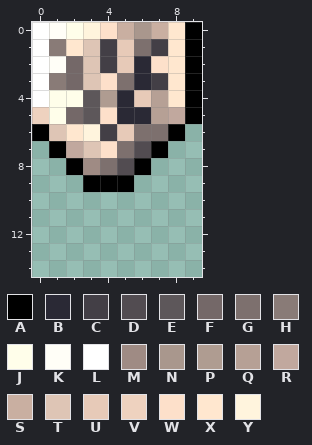
File history of a pixel-art sprite, Graphics/Weapon Medals/WMEDAL1.png. Above: the version before the commit.
The file is 10x15 pixels. Colours within 5 levels of each other are drawn and written as one.
Palette (. is transparent): A #000000  B #2a2935  C #433f46  D #524c51  E #5d575a  F #746868  G #7d706e  H #897b77  J #fffeea  K #fffef7  L #ffffff  M #9f8b84  N #a9978d  P #af9c91  Q #b6a095  R #c1a89e  S #c9afa1  T #dec5b5  U #e7cab8  V #eed2bf  W #fde0ca  X #ffe7cf  Y #fff4dd
Pixels before, first column x 0:
 0 LKJYWSNSXA
 1 LHXTCUGCXA
 2 LKFTCUBWXA
 3 LHFTWGBCXA
 4 LJJEPBUQXA
 5 VJFEWBBQRA
 6 ATXYCUGGA.
 7 .ARTWGDA..
 8 ..AMGDA...
 9 ...AAA....
And afterwards:
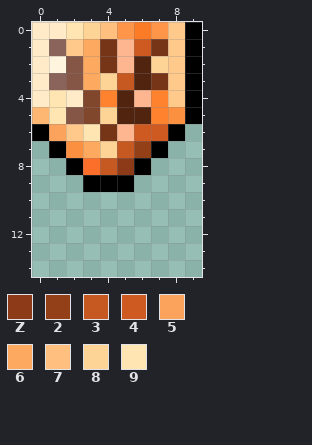
Colours new in this view: Z #8c3a18  2 #933f18  3 #c65821  4 #ce5a21  5 #fba35d  6 #fea960  7 #ffbf7f  8 #fed396  9 #ffe5b2
Difference:
colour B: #2a2935 -> #512410
colour C: #433f46 -> #773518
colour E: #5d575a -> #80472d
colour F: #746868 -> #855546
colour H: #897b77 -> #8a635a
colour L: #ffffff -> #ffebc7
colour M: #9f8b84 -> #fc6f2a
colour N: #a9978d -> #fb7b26
colour Q: #b6a095 -> #ff822f
colour R: #c1a89e -> #fb9040
colour S: #c9afa1 -> #ff9549
colour U: #e7cab8 -> #feb691
colour V: #eed2bf -> #feb773
colour X: #ffe7cf -> #ffc98b
Changed rows in their new state; - is a pixel that keeps its letter.
first column x 1:
 0 L987---
 1 --6--4-
 2 Y-6---8
 3 --683--
 4 9L-Q---
 5 9--8---
 6 5-9--44
 7 --6832-
 8 ---3Z--
Boxes around the changes in both pictures, in picture pixels (x1, y1, x2, y2):
changed: (32, 22, 185, 175)
